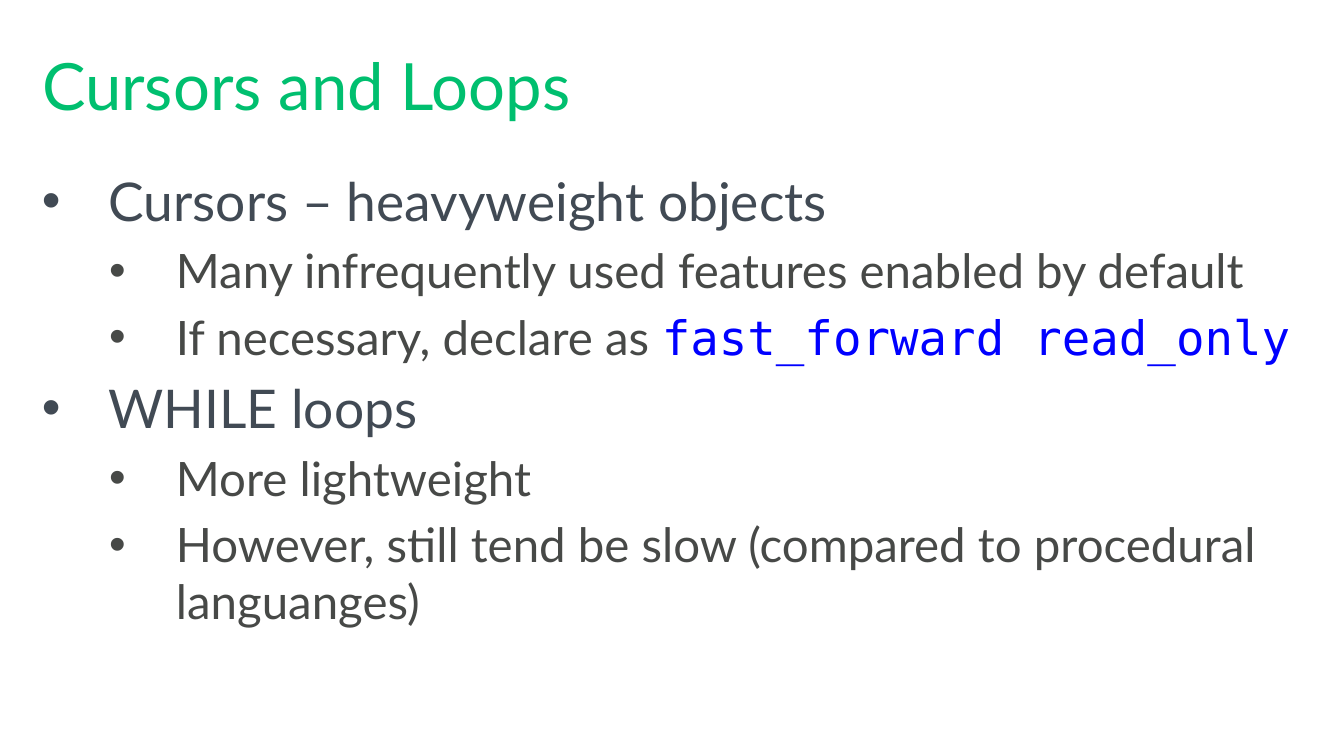
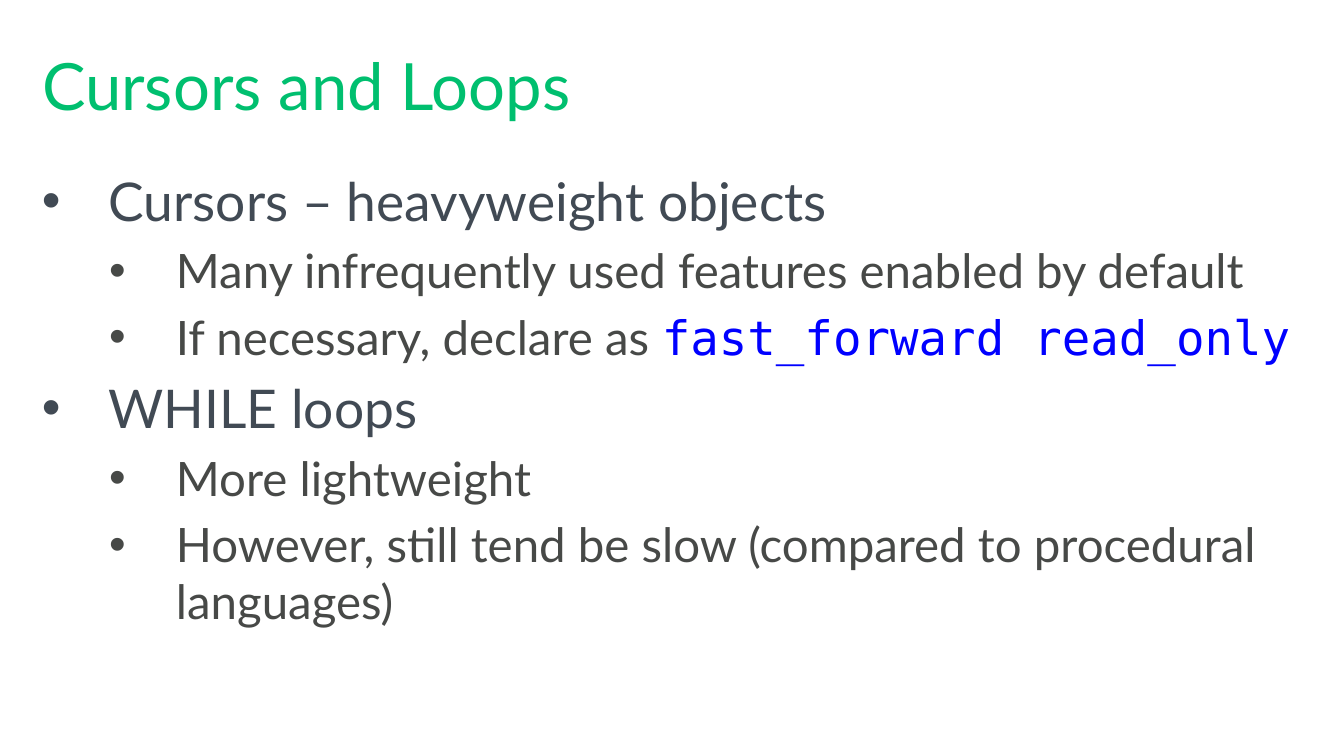
Before and after one commit to tf3604/SetMeUp, a slide deck: slide 9 of HowToThinkInSets.pptx. Drawn at 1344x756 pixels with LibreOffice and Linux fonts; fonts in the diff are those of the drawing; background and template pictures are left out. Boxes give left, top, right and bottom in pixels: in the first picture for what was removed or moved away, otherwise in the second. Text is boxed around its words. In the diff, an @@ line names an element or a change of style, - is before the commit and + after.

```diff
--- a/HowToThinkInSets.pptx
+++ b/HowToThinkInSets.pptx
@@ text at bbox=[176, 525, 1256, 628]: text changed @@
-  • However, still tend be slow (compared to procedural languanges)
+  • However, still tend be slow (compared to procedural languages)
```
Also in this commit, not shown: 3 other slides changed, 3 other files.
